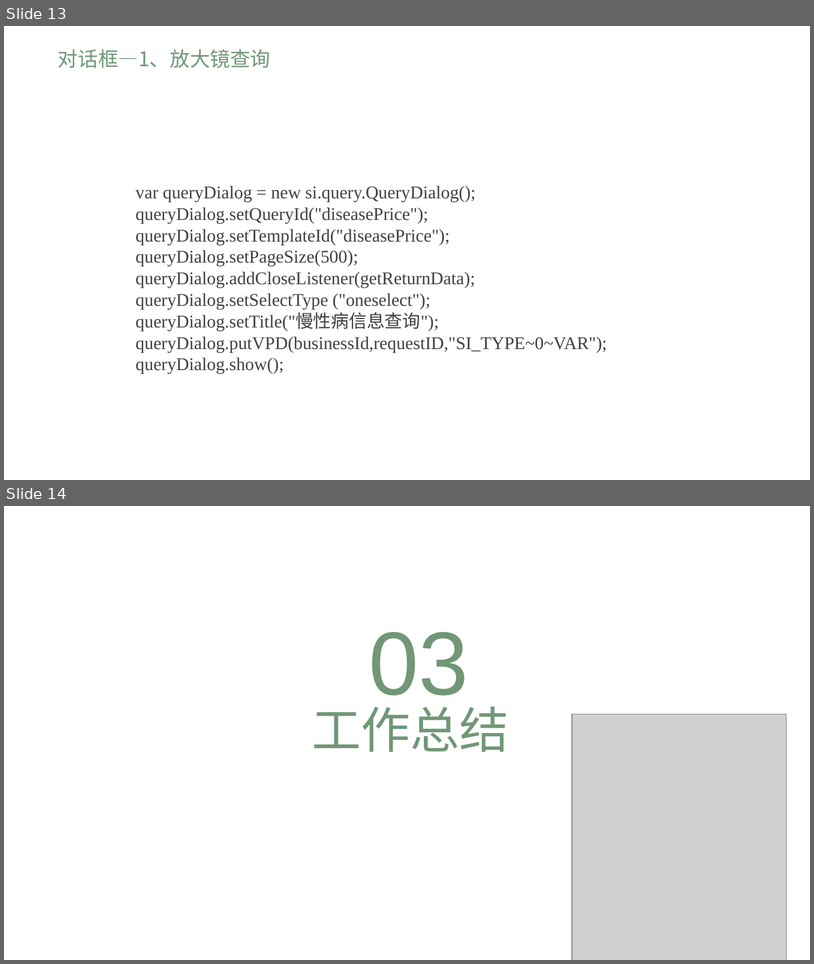
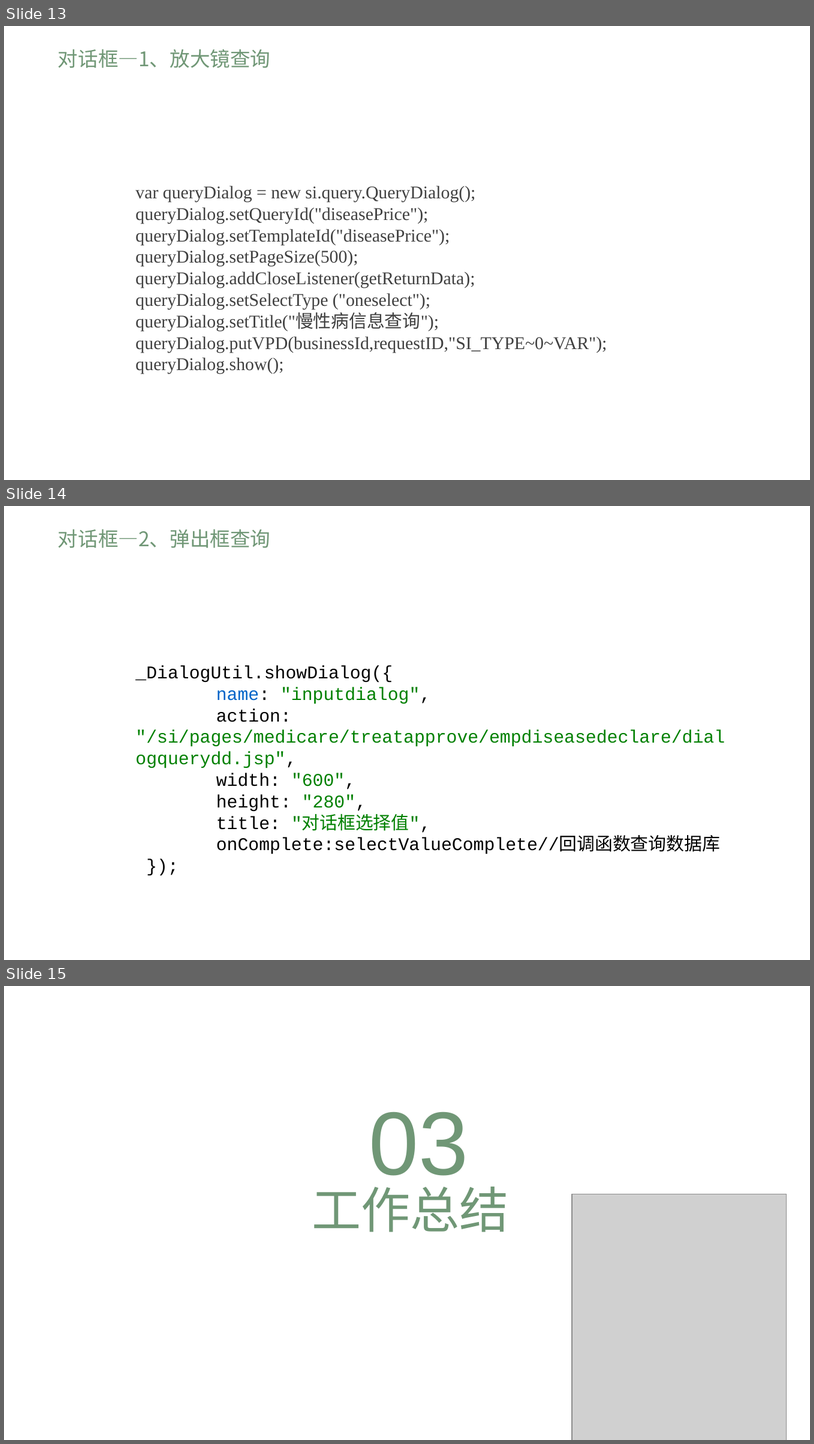
Before and after one commit to Huberyfight/studyAug, a slide deck: 学习成果汇报.pptx. Shown one above the other, each under a label of ours: slides 13 and 14 before the commit, slides 13, 14 and 15 after it. The pictures are 814x964 and 814x1444 pixels, drawn with LibreOffice and Linux fonts; fonts in the diff are those of the drawing; grey boxes stand for pictures; background and template pictures are left out. Boxes give left, top, right and bottom in pixels: in the first picture for what was removed or moved away, otherwise in the second. Text is boxed around its words. In the diff, an @@ line names an element or a change of style, - is before the commit and + after.

Commit message:
pptx xin

```diff
--- a/学习成果汇报.pptx
+++ b/学习成果汇报.pptx
@@ slide 14 added at box(4, 506, 810, 960), background picture (left out); not listed: 1 template element that a slide beside it also shows @@
@@ text added at box(58, 529, 271, 548), 18 pt, text #709776 @@
+对话框—2、弹出框查询
@@ text added at box(135, 666, 725, 854), 16 pt, text #000000 @@
+_DialogUtil.showDialog({
+name: "inputdialog",
+action: "/si/pages/medicare/treatapprove/empdiseasedeclare/dialogquerydd.jsp",
+width: "600",
+height: "280",
+title: "对话框选择值",
+onComplete:selectValueComplete//回调函数查询数据库
+});
@@ what was slide 14 is now slide 15 @@
```
Also in this commit, not shown: 3 slides changed.
